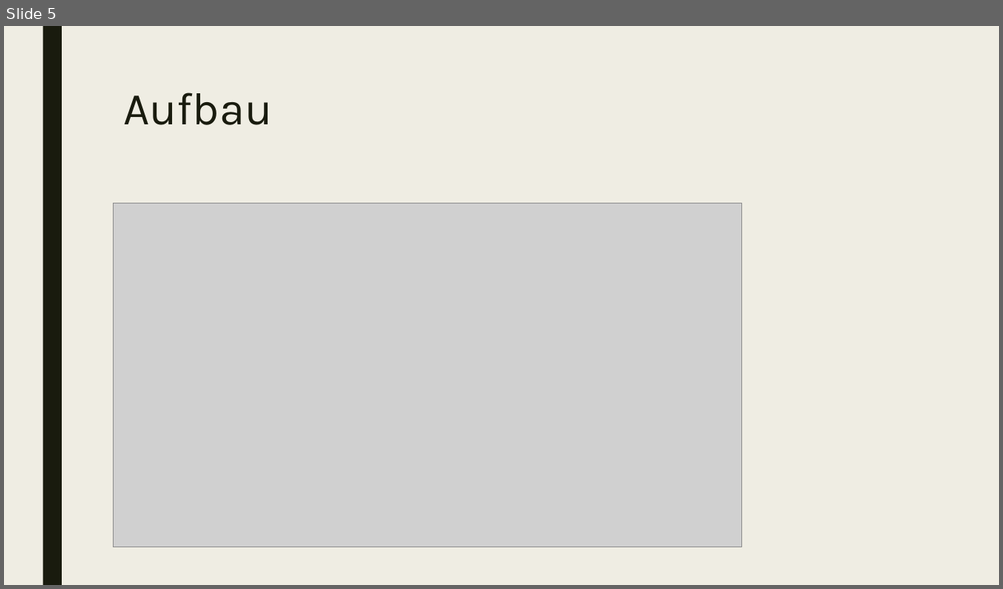
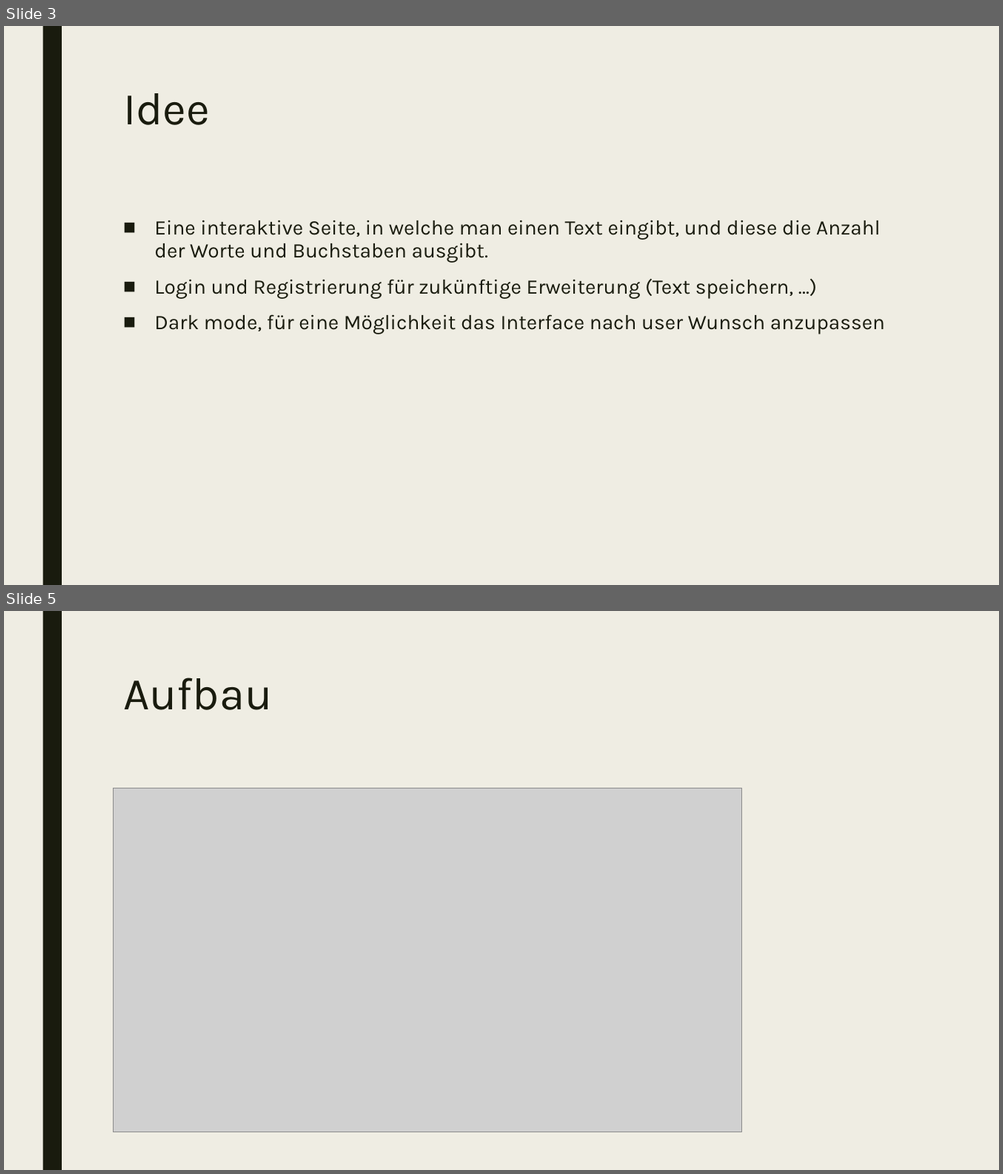
Before and after one commit to philippthuemler/WebEngineering_WordCounter, a slide deck: presentation_WordCounter.pptx. Shown one above the other, each under a label of ours: slide 5 before the commit, slides 3 and 5 after it; the slides between them are not shown. The pictures are 1003x589 and 1003x1174 pixels, drawn with LibreOffice and Linux fonts; fonts in the diff are those of the drawing; grey boxes stand for pictures. Boxes give left, top, right and bottom in pixels: in the first picture for what was removed or moved away, otherwise in the second. Text is boxed around its words. In the diff, an @@ line names an element or a change of style, - is before the commit and + after.

Commit message:
Idee

```diff
--- a/presentation_WordCounter.pptx
+++ b/presentation_WordCounter.pptx
@@ slide 3 added at (x1=4, y1=26, x2=999, y2=585), background #EFEDE3; not listed: 1 template element that a slide beside it also shows @@
@@ text added at (x1=123, y1=93, x2=210, y2=125), 44 pt, text #191B0E @@
+Idee
@@ text added at (x1=154, y1=220, x2=885, y2=335), 20 pt, text #191B0E @@
+■ Eine interaktive Seite, in welche man einen Text eingibt, und diese die Anzahl der Worte und Buchstaben ausgibt.
+■ Login und Registrierung für zukünftige Erweiterung (Text speichern, …)
+■ Dark mode, für eine Möglichkeit das Interface nach user Wunsch anzupassen
```
Also in this commit, not shown: 2 slides changed, 1 slide removed.
